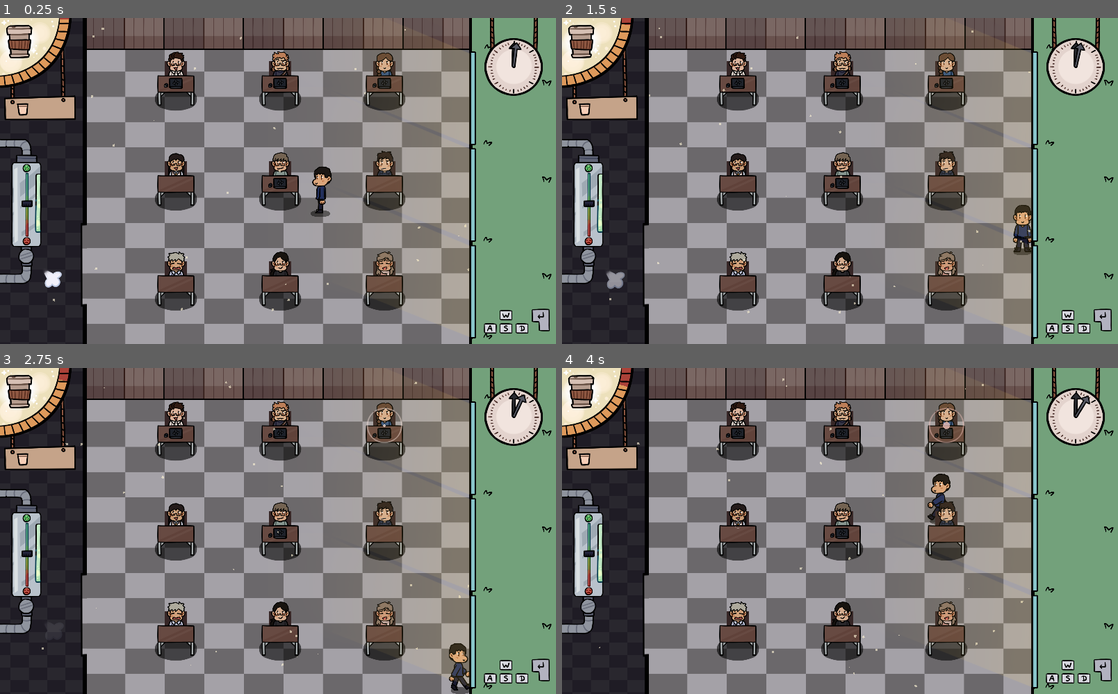
Above: before the commit, frames 1-4 (two rows, left to right).
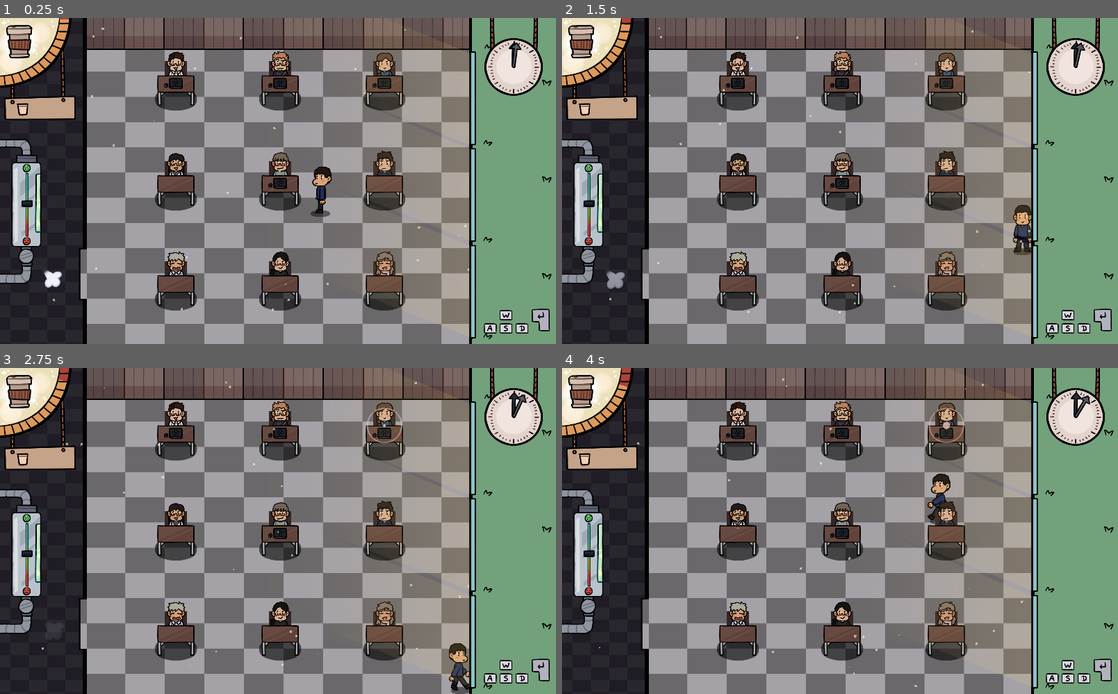
Above: after the commit, the same moments.

Repository: nyaro-p/TheTutorSimulator
Game: Godot game, scene res://Scenes/Classroom.tscn
Same seed, same stepped clock (60 frames per second), same inputs: the game is played once before the commit and once after it.
Inputs:
- Up to frame 1 (0.25 s): no input
- Up to frame 2 (1.5 s): hold D (move_right) 0.53-1.28 s; hold S (move_down) from 1.28 s (still down)
- Up to frame 3 (2.75 s): release S (move_down) at 2.03 s; hold D (move_right) from 2.03 s (still down)
- Up to frame 4 (4 s): release D (move_right) at 2.78 s; hold W (move_up) 2.78-3.53 s; hold A (move_left) from 3.53 s (still down)

The runs differ from the first frame. In frame 1, 0.3% of the frame differs, in the area x 14-16%, y 62-89%; in frame 2, 0.3%; in frame 3, 0.3%; in frame 4, 0.3%.

Commit message:
Entrance fix

Diff:
--- a/Scenes/Classroom.tscn
+++ b/Scenes/Classroom.tscn
@@ -232,9 +232,10 @@
 texture = ExtResource( 10 )
 
 [node name="SidebarEntrance" type="Sprite" parent="Outside4"]
-position = Vector2( 77, 227 )
-scale = Vector2( 0.25, 0.397 )
+position = Vector2( 76.214, 235.58 )
+scale = Vector2( 0.247, 0.205 )
 texture = ExtResource( 15 )
+flip_v = true
 
 [node name="Items" type="Node2D" parent="."]
 
Binary file changed: Assets/Sidebar_entrance.png
